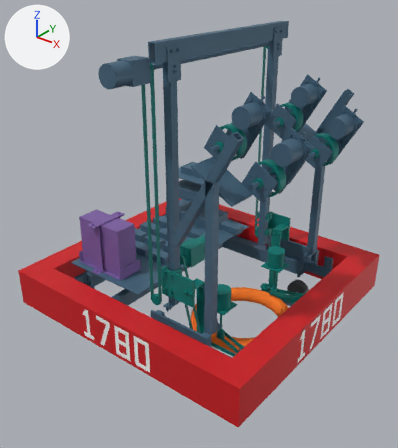
Renders of the glTF model docs/media/swerve-r7.glb from each side of a commit.
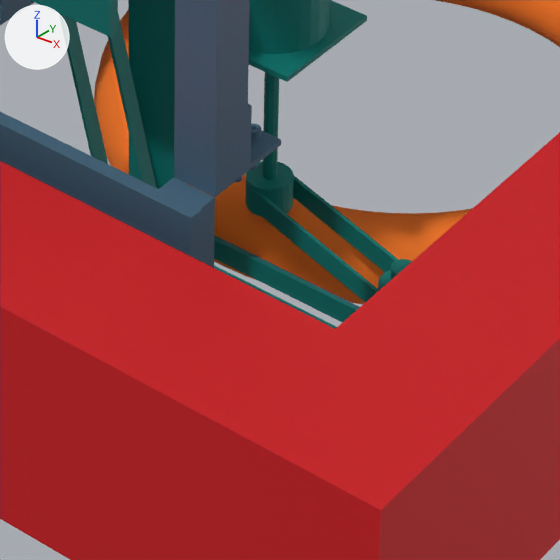
The first picture shows the older version from a 50 mm lens placed at (1.06, -1.329, 1.155), pointed at (0.041, -0.055, 0.365). The close-ups show the older and then the newer version on the part from 44% to 68% of the width and 67% to 89% of the height of that picture. Only the edits that show in the close-ups are written down. Lighting does not change. The marker at upper left points along +X, +Y and +Z. Where no turn or scale is listed for an object, it has been applied to the vertices.

The first close-up shows 'NOTE', 'carriage-mechanism', 'cradle-mechanism', 'fixed-bumper', 'fixed-structure' and 1 more.
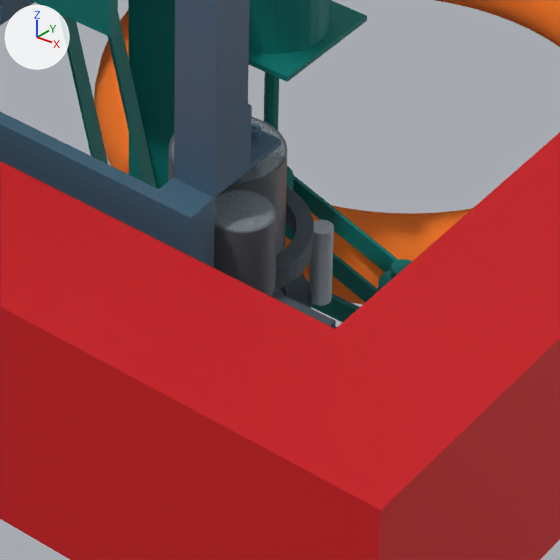
Where the change shows, as pixel boxes [x1, y1, x2, y2] in the close-ups (560 x 560 px):
'Front right NEO 550 steering motor', added
    after: [214, 189, 277, 296]
'Front right NEO drive motor', added
    after: [169, 117, 287, 255]
'Front right upper housing', added
    after: [275, 186, 314, 290]
'Front right housing spacer 3', added
    after: [309, 219, 334, 306]
'Front right steering end cap', added
    after: [215, 191, 274, 231]
'Front right upper side mounting ear', added
    after: [271, 291, 336, 329]
'Front right lower housing', added
    after: [290, 273, 312, 308]
'Front right drive end cap', added
    after: [172, 119, 284, 183]
'Front right azimuth carrier', added (mostly hidden)
    after: [280, 283, 295, 300]
'Front right left fork plate', added (mostly hidden)
    after: [275, 289, 284, 295]

Edits to the bpy script that builds the scene:
```text
Add ob_front_right_steering_end_cap:
    ob_front_right_steering_end_cap = bpy.data.objects.new('Front right steering end cap', me_mesh_13)  # 100 vertices, 192 faces; spans x -0.5..0.5, y -0.5..0.5, z -0.5..0.5; in mat_machined_aluminum (light grey #c4ced7)
    ob_front_right_steering_end_cap.parent = ob_front_right_module_housing
    ob_front_right_steering_end_cap.location = (0.035, 0.035, 0.13)
    ob_front_right_steering_end_cap.scale = (0.032, 0.032, 0.004)
Add ob_front_right_module_housing:
    ob_front_right_module_housing = bpy.data.objects.new('Front right module housing', None)
    ob_front_right_module_housing.location = (0.26, -0.26, 0.0381)
    ob_front_right_module_housing.rotation_euler = (0.0, 0.0, -1.571)  # degrees (0, 0, -90)
Add ob_front_right_neo_550_steering_motor:
    ob_front_right_neo_550_steering_motor = bpy.data.objects.new('Front right NEO 550 steering motor', me_mesh_11_1)  # 100 vertices, 192 faces; spans x -0.5..0.5, y -0.5..0.5, z -0.5..0.5; in mat_motor_can (grey #6f767c)
    ob_front_right_neo_550_steering_motor.parent = ob_front_right_module_housing
    ob_front_right_neo_550_steering_motor.location = (0.035, 0.035, 0.108)
    ob_front_right_neo_550_steering_motor.scale = (0.035, 0.035, 0.048)
Add ob_front_right_drive_end_cap:
    ob_front_right_drive_end_cap = bpy.data.objects.new('Front right drive end cap', me_mesh_13)  # 100 vertices, 192 faces; spans x -0.5..0.5, y -0.5..0.5, z -0.5..0.5; in mat_machined_aluminum (light grey #c4ced7)
    ob_front_right_drive_end_cap.parent = ob_front_right_module_housing
    ob_front_right_drive_end_cap.location = (0.0, 0.0, 0.131)
    ob_front_right_drive_end_cap.scale = (0.057, 0.057, 0.004)
Add ob_front_right_neo_drive_motor:
    ob_front_right_neo_drive_motor = bpy.data.objects.new('Front right NEO drive motor', me_mesh_11_1)  # 100 vertices, 192 faces; spans x -0.5..0.5, y -0.5..0.5, z -0.5..0.5; in mat_motor_can (grey #6f767c)
    ob_front_right_neo_drive_motor.parent = ob_front_right_module_housing
    ob_front_right_neo_drive_motor.location = (0.0, 0.0, 0.104)
    ob_front_right_neo_drive_motor.scale = (0.06, 0.06, 0.058)
Add ob_front_right_housing_spacer_3:
    ob_front_right_housing_spacer_3 = bpy.data.objects.new('Front right housing spacer 3', me_mesh_13)  # 100 vertices, 192 faces; spans x -0.5..0.5, y -0.5..0.5, z -0.5..0.5; in mat_machined_aluminum (light grey #c4ced7)
    ob_front_right_housing_spacer_3.parent = ob_front_right_module_housing
    ob_front_right_housing_spacer_3.location = (-0.035, 0.035, 0.057)
    ob_front_right_housing_spacer_3.scale = (0.012, 0.012, 0.046)
Add ob_front_right_upper_side_mounting_ear:
    ob_front_right_upper_side_mounting_ear = bpy.data.objects.new('Front right upper side mounting ear', me_mesh_9_1)  # a box spanning x -0.5..0.5, y -0.5..0.5, z -0.5..0.5; in mat_anodized_housing_001 (greyish blue #5d6973)
    ob_front_right_upper_side_mounting_ear.parent = ob_front_right_module_housing
    ob_front_right_upper_side_mounting_ear.location = (0.035, 0.058, 0.08)
    ob_front_right_upper_side_mounting_ear.scale = (0.015, 0.06, 0.0127)
Add ob_front_right_upper_housing:
    ob_front_right_upper_housing = bpy.data.objects.new('Front right upper housing', me_mesh_10_1)  # 196 vertices, 384 faces; spans x -0.5..0.5, y -0.5..0.5, z -0.5..0.5; in mat_anodized_housing (greyish blue #5d6973)
    ob_front_right_upper_housing.parent = ob_front_right_module_housing
    ob_front_right_upper_housing.location = (0.0, 0.0, 0.08)
    ob_front_right_upper_housing.scale = (0.0888, 0.0888, 0.0127)
Add ob_front_right_lower_housing:
    ob_front_right_lower_housing = bpy.data.objects.new('Front right lower housing', me_mesh_10_1)  # 196 vertices, 384 faces; spans x -0.5..0.5, y -0.5..0.5, z -0.5..0.5; in mat_anodized_housing (greyish blue #5d6973)
    ob_front_right_lower_housing.parent = ob_front_right_module_housing
    ob_front_right_lower_housing.location = (0.0, 0.0, 0.034)
    ob_front_right_lower_housing.scale = (0.0888, 0.0888, 0.0127)
Add ob_front_right_azimuth_carrier:
    ob_front_right_azimuth_carrier = bpy.data.objects.new('Front right azimuth carrier', me_mesh_10_1)  # 196 vertices, 384 faces; spans x -0.5..0.5, y -0.5..0.5, z -0.5..0.5; in mat_anodized_housing (greyish blue #5d6973)
    ob_front_right_azimuth_carrier.parent = ob_front_right_steering
    ob_front_right_azimuth_carrier.location = (0.0, 0.0, 0.035)
    ob_front_right_azimuth_carrier.scale = (0.079, 0.079, 0.01)
Add ob_front_right_left_fork_plate:
    ob_front_right_left_fork_plate = bpy.data.objects.new('Front right left fork plate', me_mesh_12_1)  # a box spanning x -0.5..0.5, y -0.5..0.5, z -0.5..0.5; in mat_machined_aluminum_001 (light grey #c4ced7)
    ob_front_right_left_fork_plate.parent = ob_front_right_steering
    ob_front_right_left_fork_plate.location = (0.0, 0.024, 0.014)
    ob_front_right_left_fork_plate.scale = (0.048, 0.012, 0.04)
```
